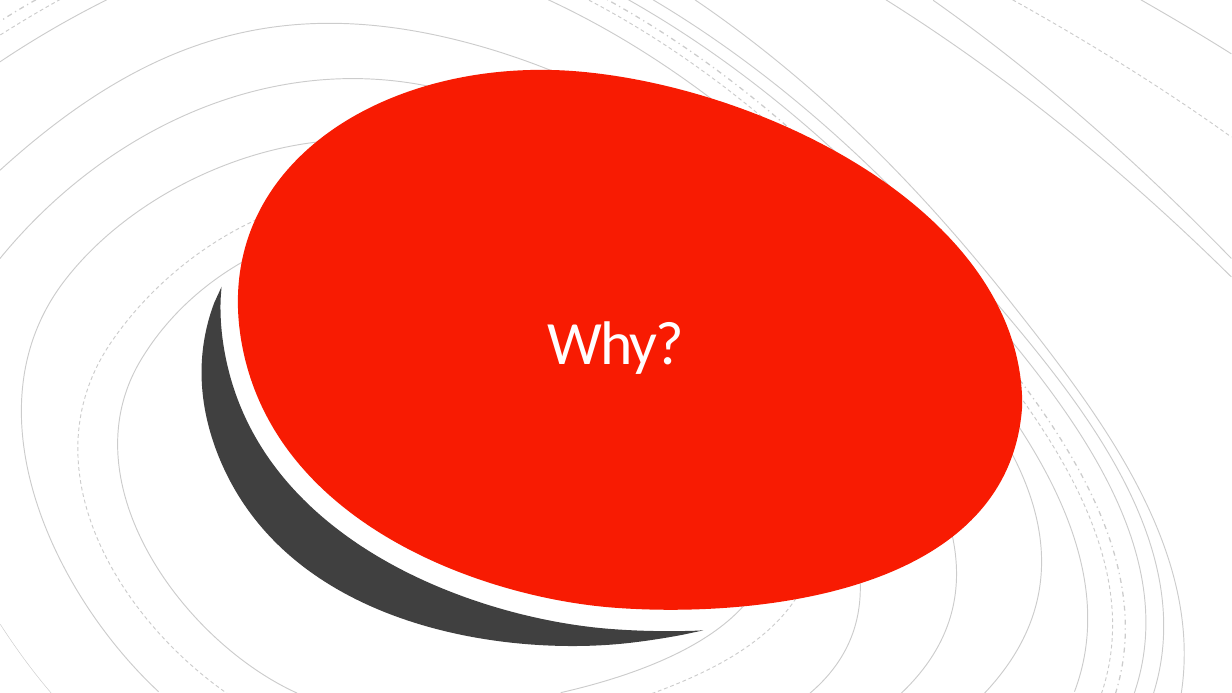
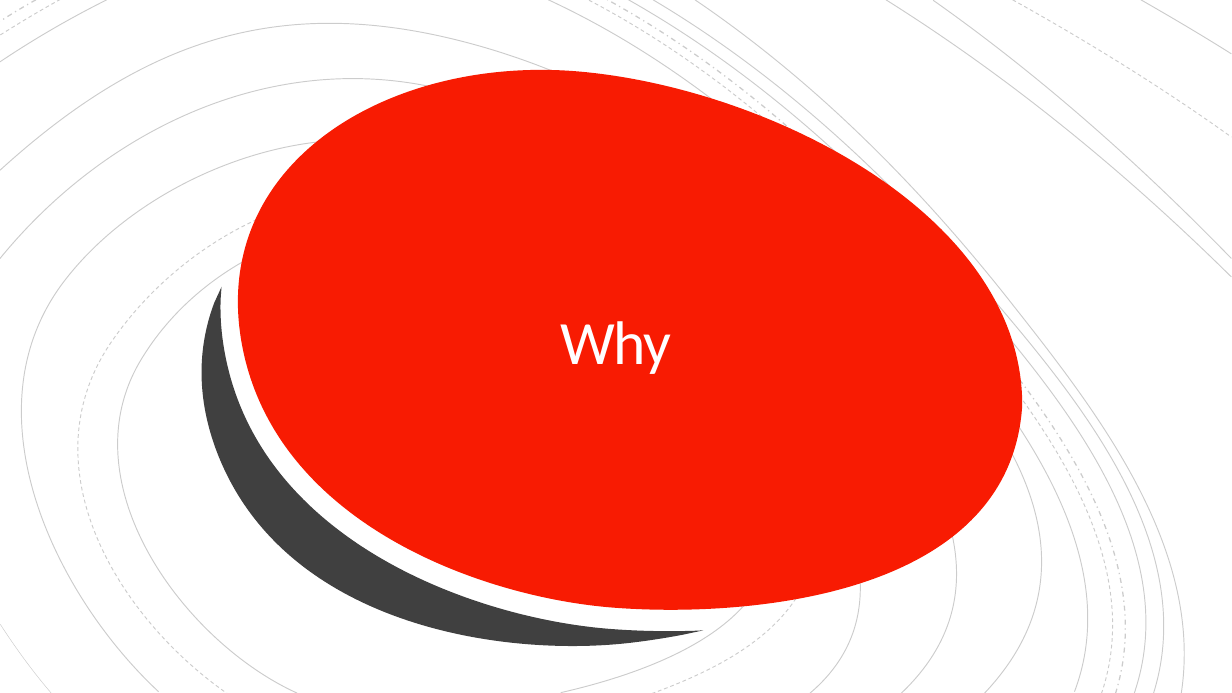
Before and after one commit to gigapr/Presentations, a slide deck: slide 3 of ConsumerDrivenContract.pptx. Drawn at 1232x693 pixels with LibreOffice and Linux fonts; fonts in the diff are those of the drawing. Boxes give left, top, right and bottom in pixels: in the first picture for what was removed or moved away, otherwise in the second. Text is boxed around its words. In the diff, an @@ line names an element or a change of style, - is before the commit and + after.

```diff
--- a/ConsumerDrivenContract.pptx
+++ b/ConsumerDrivenContract.pptx
@@ title at [561, 321, 671, 374]: text changed @@
-Why?
+Why
```
Also in this commit, not shown: 2 other slides changed, 6 slides added.
